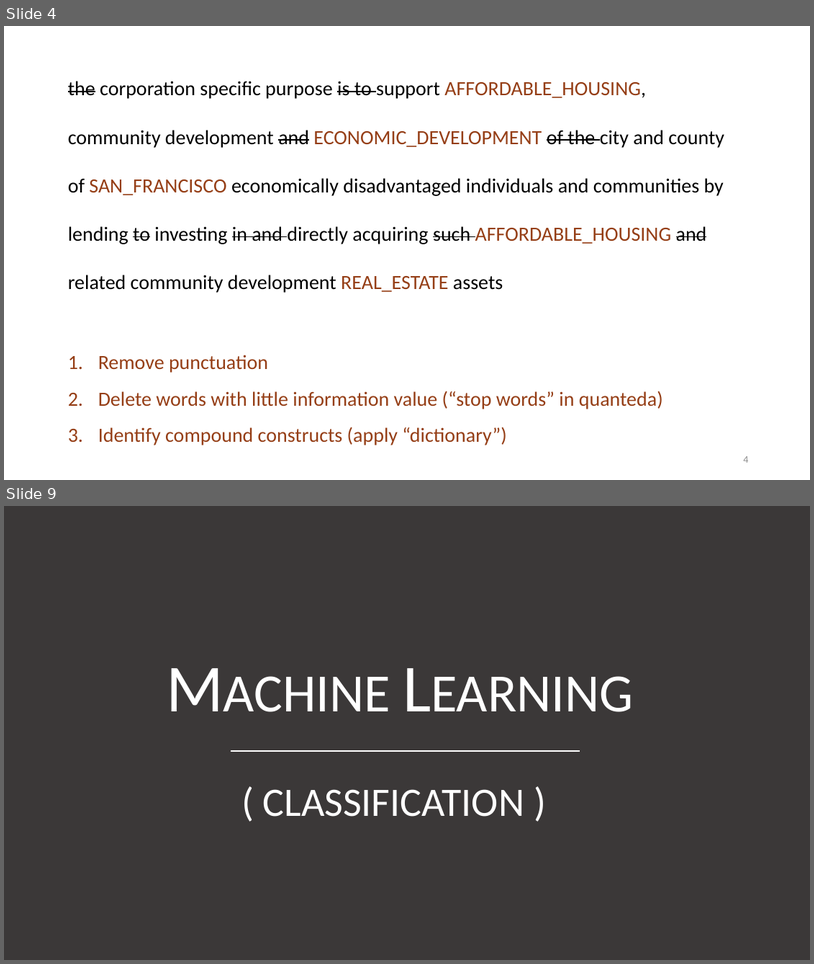
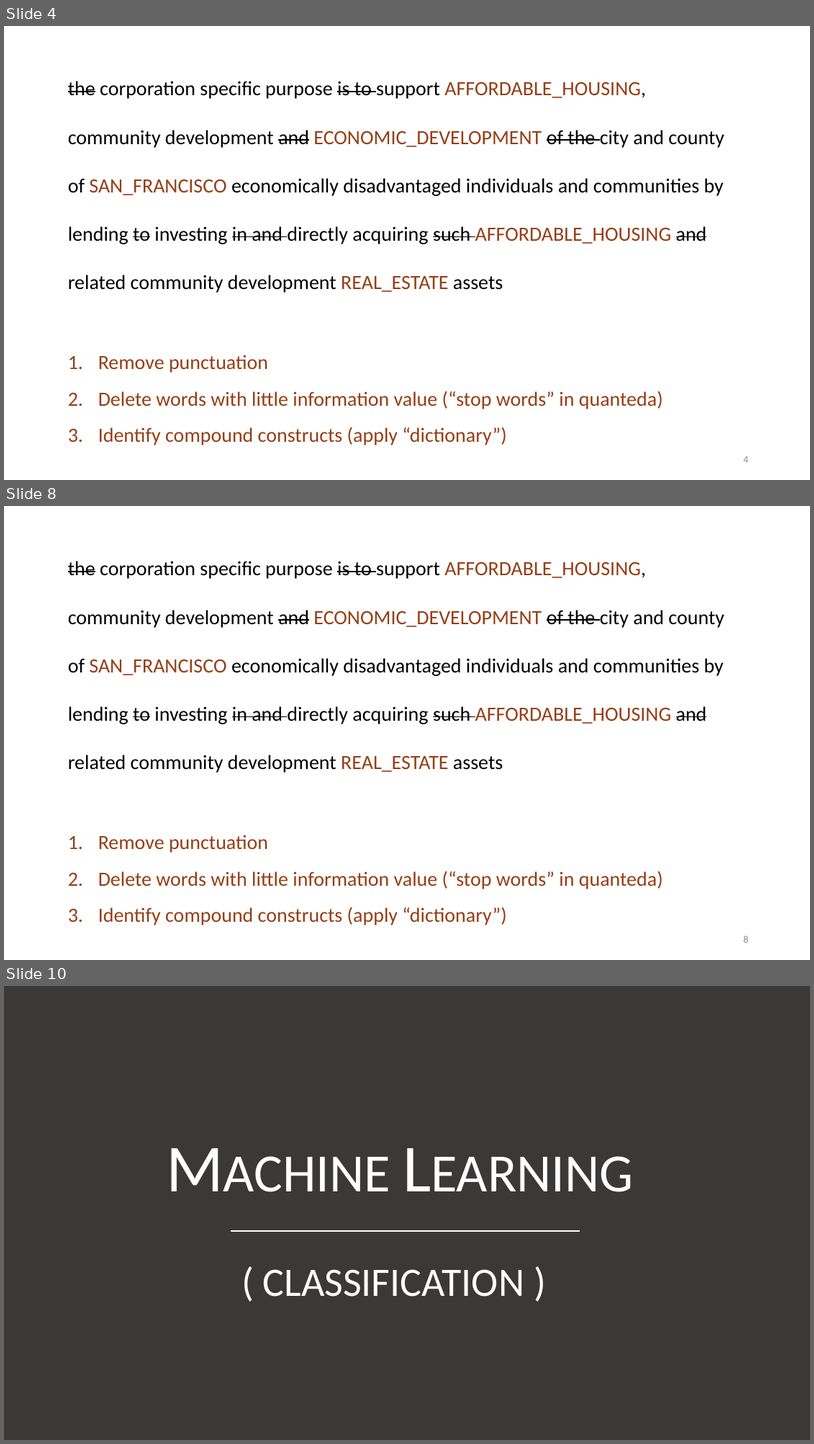
Before and after one commit to Watts-College/paf-514-template, a slide deck: lectures/text-analysis.pptx. Shown one above the other, each under a label of ours: slides 4 and 9 before the commit, slides 4, 8 and 10 after it; the slides between them are not shown. The pictures are 814x964 and 814x1444 pixels, drawn with LibreOffice and Linux fonts; fonts in the diff are those of the drawing. Boxes give left, top, right and bottom in pixels: in the first picture for what was removed or moved away, otherwise in the second. Text is boxed around its words. In the diff, an @@ line names an element or a change of style, - is before the commit and + after.

Commit message:
add text analysis slides

```diff
--- a/lectures/text-analysis.pptx
+++ b/lectures/text-analysis.pptx
@@ slide 8 added at <box>4,506,810,960</box>, background #FFFFFF @@
@@ text added at <box>68,561,725,772</box>, 24 pt, text #000000 @@
+the corporation specific purpose is to support AFFORDABLE_HOUSING, community development and ECONOMIC_DEVELOPMENT of the city and county of SAN_FRANCISCO economically disadvantaged individuals and communities by lending to investing in and directly acquiring such AFFORDABLE_HOUSING and related community development REAL_ESTATE assets
@@ text added at <box>98,834,664,925</box>, 24 pt, text #953E16 @@
+1. Remove punctuation
+2. Delete words with little information value (“stop words” in quanteda)
+3. Identify compound constructs (apply “dictionary”)
@@ page number added at <box>743,935,748,942</box>, 12 pt, text #8C8C8C @@
+8
@@ what was slide 9 is now slide 10 @@
```
Also in this commit, not shown: 5 slides changed, 1 slide removed, 2 other files.
